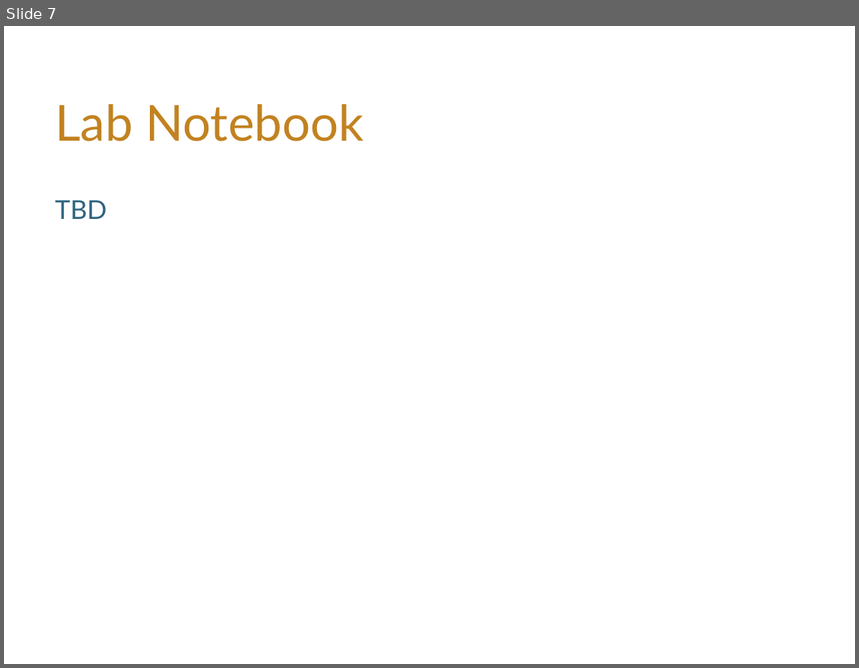
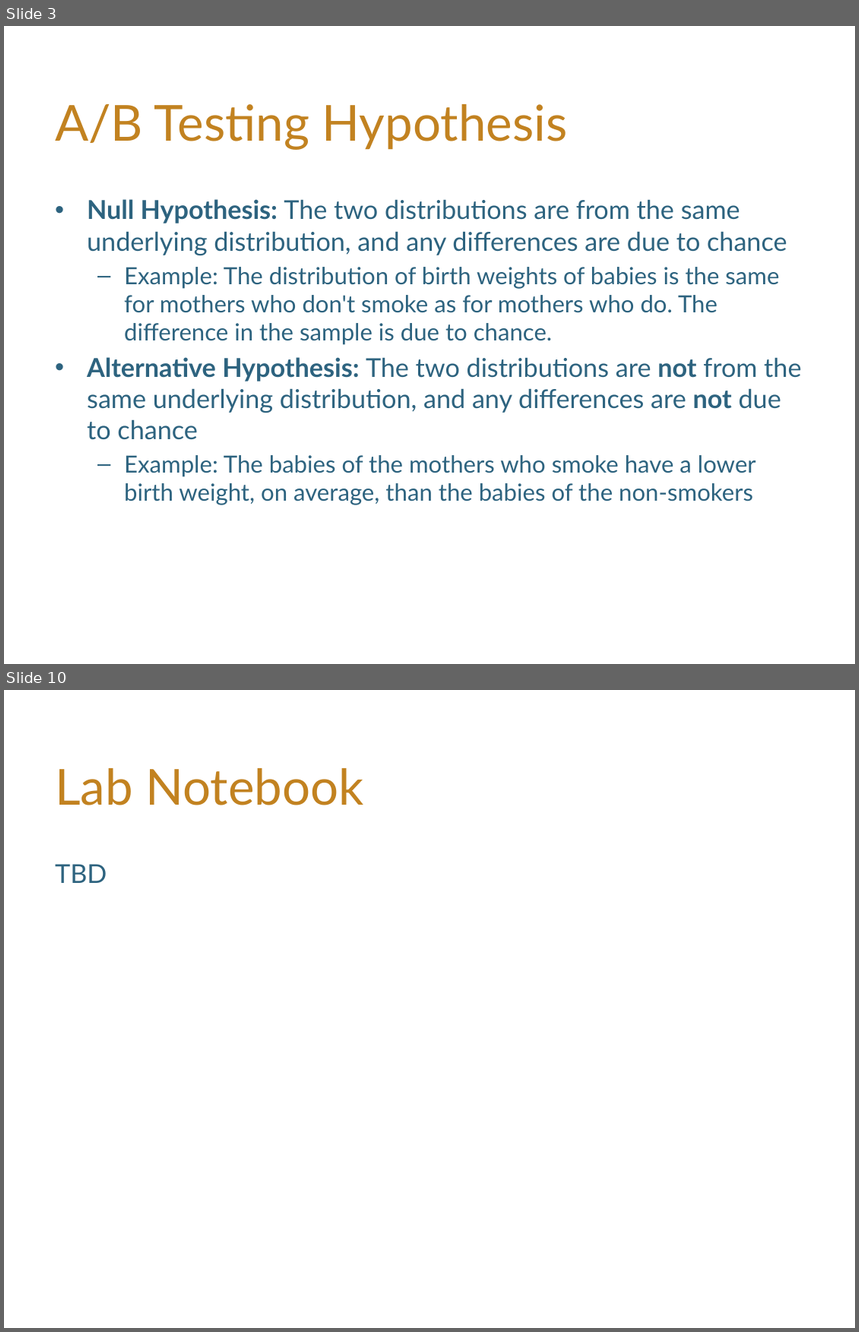
Before and after one commit to hLuo27/teaching, a slide deck: data8/slides/lab7.pptx. Shown one above the other, each under a label of ours: slide 7 before the commit, slides 3 and 10 after it; the slides between them are not shown. The pictures are 859x668 and 859x1332 pixels, drawn with LibreOffice and Linux fonts; fonts in the diff are those of the drawing; background and template pictures are left out. Boxes give left, top, right and bottom in pixels: in the first picture for what was removed or moved away, otherwise in the second. Text is boxed around its words. In the diff, an @@ line names an element or a change of style, - is before the commit and + after.

```diff
--- a/data8/slides/lab7.pptx
+++ b/data8/slides/lab7.pptx
@@ slide 3 added at (4, 26, 855, 664), background #FFFFFF @@
@@ title added at (55, 104, 568, 150), 42 pt, text #C28220 @@
+A/B Testing Hypothesis
@@ text added at (87, 199, 801, 506), 20 pt, text #2D637F @@
+• Null Hypothesis: The two distributions are from the same underlying distribution, and any differences are due to chance
+  – Example: The distribution of birth weights of babies is the same for mothers who don't smoke as for mothers who do. The difference in the sample is due to chance.
+• Alternative Hypothesis: The two distributions are not from the same underlying distribution, and any differences are not due to chance
+  – Example: The babies of the mothers who smoke have a lower birth weight, on average, than the babies of the non-smokers
@@ what was slide 7 is now slide 10 @@
```
Also in this commit, not shown: 2 slides changed, 6 other slides added, 4 slides removed, 5 other files.
